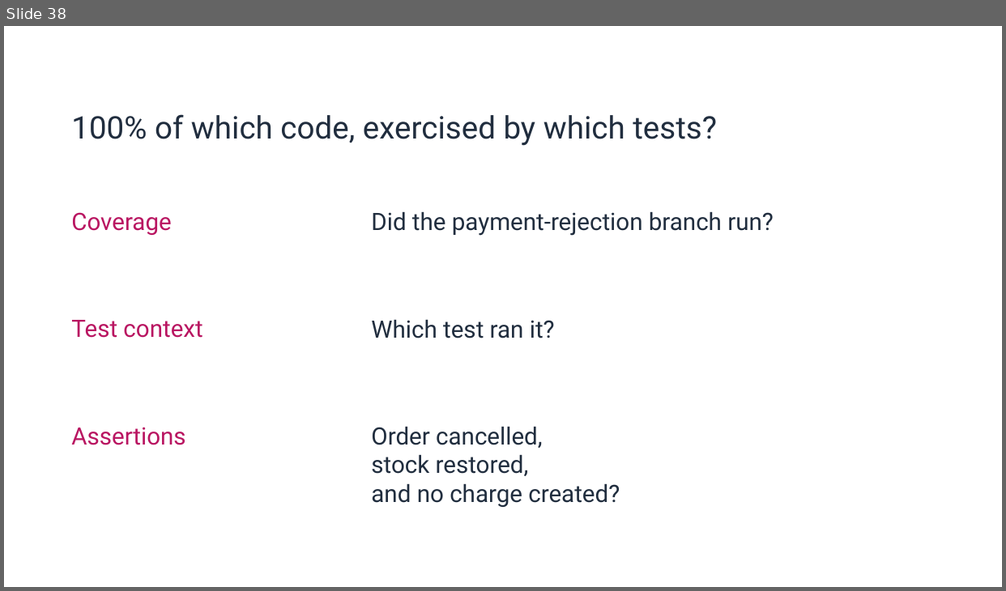
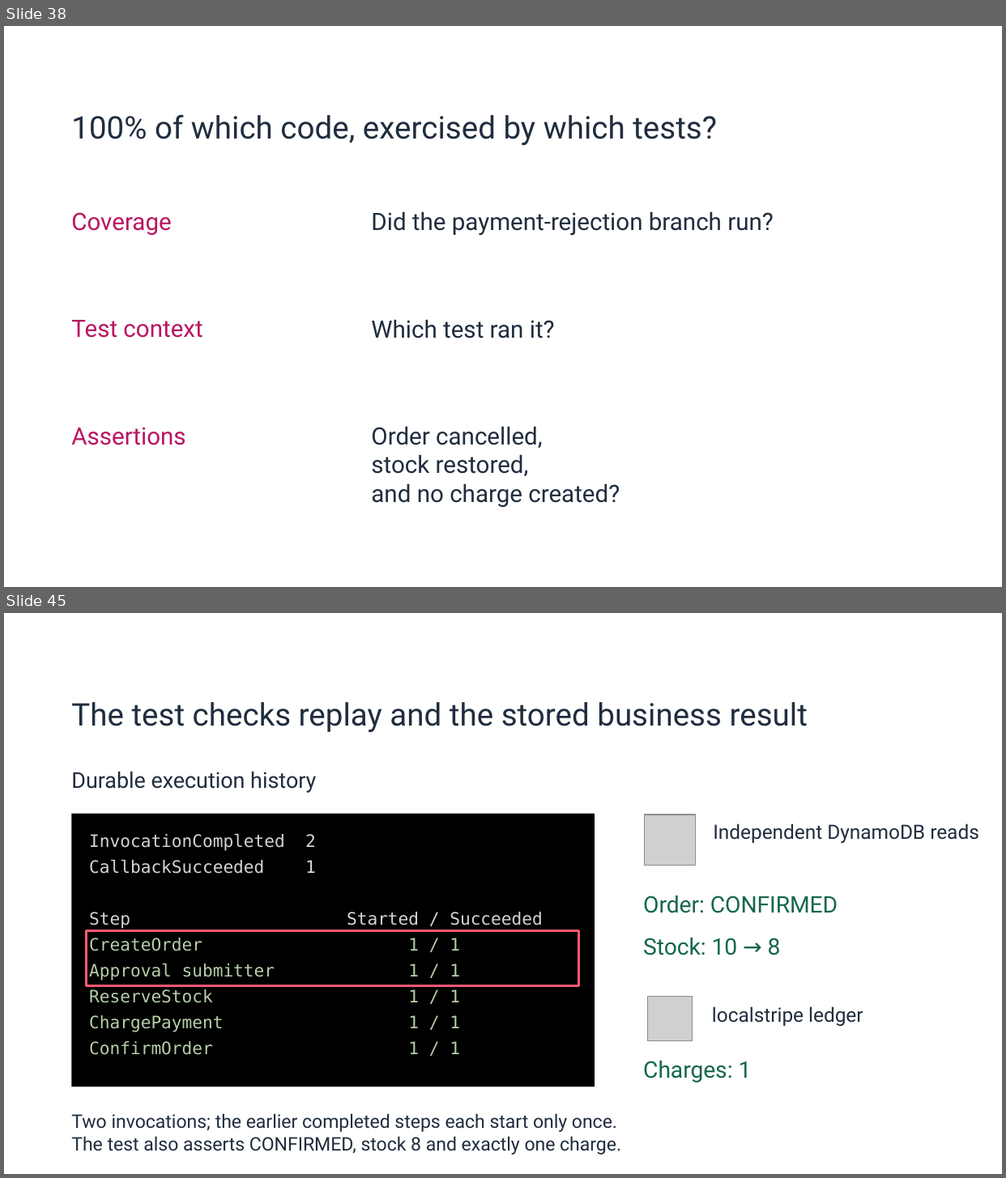
Before and after one commit to alex-au-922/aws-community-day-hk-2026-step-functions-testing, a slide deck: presentation/output/testing-python-workflows-with-floci.pptx. Shown one above the other, each under a label of ours: slide 38 before the commit, slides 38 and 45 after it; the slides between them are not shown. The pictures are 1006x591 and 1006x1178 pixels, drawn with LibreOffice and Linux fonts; fonts in the diff are those of the drawing; grey boxes stand for pictures; background and template pictures are left out. Boxes give left, top, right and bottom in pixels: in the first picture for what was removed or moved away, otherwise in the second. Text is boxed around its words. In the diff, an @@ line names an element or a change of style, - is before the commit and + after.

Commit message:
Expand the Durable Functions bonus for post-talk readers

```diff
--- a/presentation/output/testing-python-workflows-with-floci.pptx
+++ b/presentation/output/testing-python-workflows-with-floci.pptx
@@ slide 45 added at <box>4,613,1002,1174</box>, background picture (left out) @@
@@ text added at <box>71,702,808,733</box>, 22.5 pt, text #202D3E @@
+The test checks replay and the stored business result
@@ text added at <box>71,771,316,793</box>, 15.8 pt, text #202D3E @@
+Durable execution history
@@ rectangle added at <box>72,814,594,1087</box>, fill #000000 @@
@@ picture added at <box>645,815,696,866</box> @@
@@ text added at <box>713,824,979,844</box>, 14.2 pt, text #202D3E @@
+Independent DynamoDB reads
@@ text added at <box>89,833,316,851</box>, 12.4 pt, text #D4D4D4 @@
+InvocationCompleted 2
@@ text added at <box>89,859,316,874</box>, 12.4 pt, text #D4D4D4 @@
+CallbackSucceeded 1
@@ text added at <box>643,895,837,914</box>, 16.5 pt, text #14664F @@
+Order: CONFIRMED
@@ text added at <box>89,912,543,929</box>, 12.4 pt, text #D4D4D4 @@
+Step Started / Succeeded
@@ rectangle added at <box>86,931,579,986</box>, outline #FF5874 1.5 pt @@
@@ text added at <box>89,938,460,952</box>, 12.4 pt, text #B5CEA8 @@
+CreateOrder 1 / 1
@@ text added at <box>643,937,781,956</box>, 16.5 pt, text #14664F @@
+Stock: 10 → 8
@@ text added at <box>89,963,460,981</box>, 12.4 pt, text #B5CEA8 @@
+Approval submitter 1 / 1
@@ text added at <box>89,990,460,1003</box>, 12.4 pt, text #B5CEA8 @@
+ReserveStock 1 / 1
@@ picture added at <box>648,996,692,1041</box> @@
@@ text added at <box>89,1016,460,1033</box>, 12.4 pt, text #B5CEA8 @@
+ChargePayment 1 / 1
@@ text added at <box>712,1007,863,1026</box>, 14.2 pt, text #202D3E @@
+localstripe ledger
@@ text added at <box>89,1041,460,1055</box>, 12.4 pt, text #B5CEA8 @@
+ConfirmOrder 1 / 1
@@ text added at <box>643,1060,752,1083</box>, 16.5 pt, text #14664F @@
+Charges: 1
@@ text added at <box>71,1114,621,1155</box>, 13.5 pt, text #202D3E @@
+Two invocations; the earlier completed steps each start only once.
+The test also asserts CONFIRMED, stock 8 and exactly one charge.
```
Also in this commit, not shown: 7 other slides added, 4 slides removed, 2 other files.
